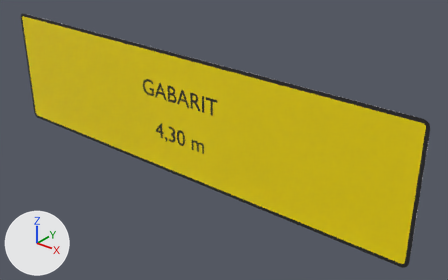
One commit to the glTF model panneaux/17_G_passage_a_niveau/G3.glb: the scene before it, then after it.
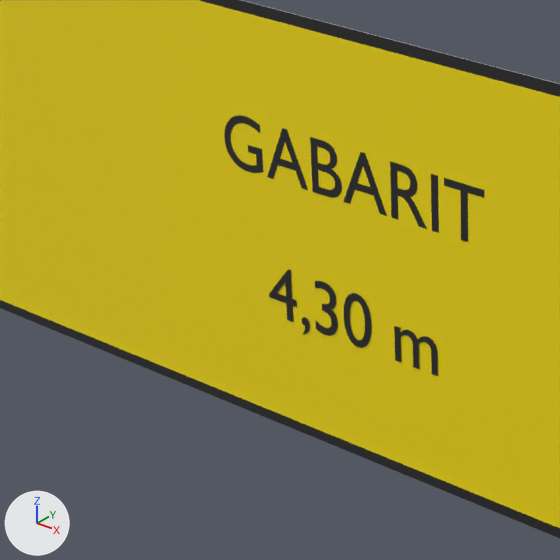
Old and new are each drawn whole from a camera (50 mm lens) standing at (1.169, -1.248, 0.752) and looking at (0.123, 0.06, -0.059) and again close up on the part from 18% to 53% of the width and 16% to 74% of the height. Lighting does not change. The marker at lower left points along +X, +Y and +Z. The older version's two pictures come first. Where no turn or scale is listed for an object, it has been applied to the vertices. Vertices at exactly the same position are counted once.

Names of what the first close-up shows: 'G3_cadre00', 'G3_fond01', 'G3_txt02', 'G3_txt03' and 1 more.
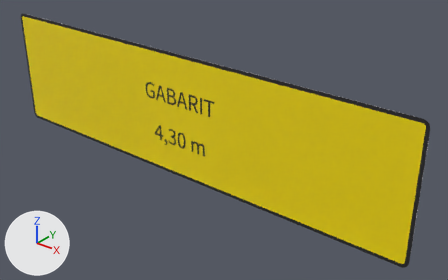
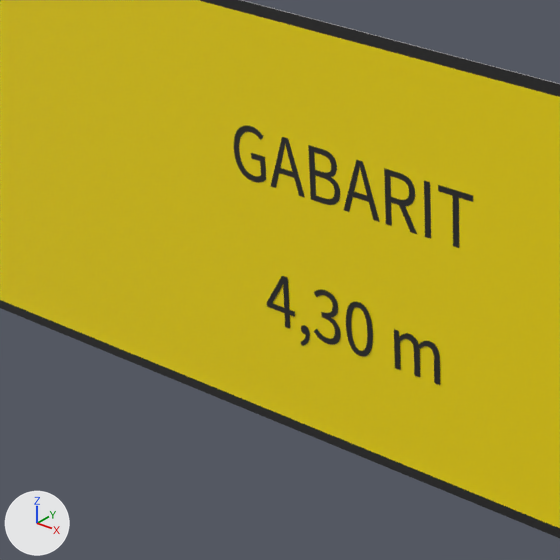
What differs and where, as boxes [x1, y1, x2, y2] in the close-ups (560 x 560 px; the box of a moved part takes in the faces that stretch with it):
'G3_txt02', reshaped (8% narrower): before [224, 115, 484, 242]; after [234, 126, 473, 248]
'G3_txt03', reshaped: before [269, 269, 438, 376]; after [267, 276, 440, 385]
part 1 of me_t_016, moved or reshaped: before [444, 178, 484, 242]; after [438, 185, 473, 248]
part 2 of me_t_016, added: after [424, 181, 431, 239]
part 3 of me_t_016, rebuilt (18% narrower): before [343, 152, 387, 216]; after [344, 160, 380, 222]
part 4 of me_t_016, rebuilt (17% narrower): before [267, 128, 308, 190]; after [271, 137, 305, 197]
part 5 of me_t_016, deleted: before [431, 174, 439, 233]
part 6 of me_t_016, moved or reshaped: before [310, 137, 342, 198]; after [308, 145, 340, 205]
part 7 of me_t_016, moved or reshaped: before [224, 115, 263, 173]; after [234, 126, 266, 182]
part 8 of me_t_016, moved or reshaped: before [390, 161, 427, 229]; after [384, 168, 417, 234]
part 9 of me_t_017, rebuilt: before [269, 269, 297, 322]; after [267, 276, 295, 328]
part 10 of me_t_017, moved or reshaped: before [302, 281, 438, 376]; after [301, 290, 440, 385]

The change, as a diff of the scene's bpy script:
```diff
--- a/panneaux/17_G_passage_a_niveau/G3.glb.py
+++ b/panneaux/17_G_passage_a_niveau/G3.glb.py
@@ me_t_016 @@
 # used by ob_g3_txt02; location = (0.0, -0.0023, 0.0667)
-me_t_016.from_pydata(...)  # 672 vertices, 1336 faces; spans x -0.146..0.149, y 0.0, z -0.023..0.029
+me_t_016.from_pydata(...)  # 702 vertices, 1396 faces; spans x -0.136..0.137, y 0.0, z -0.031..0.021
+# me_t_016 part 1: the loose piece of 16 vertices spanning x 0.107..0.149, y 0.0, z -0.022..0.028 is scaled about its middle by (0.877, 1, 1.01), then moved by (-0.009, 0.0, -0.007)
+# me_t_016 part 2: a new loose piece, a box spanning x 0.0855..0.09178, y -0.0002..0.0002, z -0.02974..0.02026, in mat_noir_pictogramme (black #272727)
+# me_t_016 part 3: the loose piece of 22 vertices spanning x -0.006..0.043, y 0.0, z -0.022..0.028 is rebuilt with 72 vertices and now spans x -0.006..0.035, y 0.0, z -0.03..0.02
+# me_t_016 part 4: the loose piece of 22 vertices spanning x -0.096..-0.047, y 0.0, z -0.022..0.028 is rebuilt with 72 vertices and now spans x -0.092..-0.051, y 0.0, z -0.03..0.02
+# me_t_016 part 5: the loose piece of 8 vertices spanning x 0.093..0.1, y 0.0, z -0.022..0.028 is deleted
+# me_t_016 part 6: 8 vertices moved within x -0.022..-0.013, y 0.0, z -0.005..0.02; 194 vertices removed from x -0.041..-0.007, y 0.0, z -0.022..0.028; 194 vertices added at x -0.044..-0.009, y 0.0, z -0.03..0.02
+# me_t_016 part 7: 200 vertices removed from x -0.146..-0.101, y 0.0, z -0.023..0.029; 200 vertices added at x -0.136..-0.098, y 0.0, z -0.031..0.021
+# me_t_016 part 8: 4 vertices moved within x 0.069..0.075, y 0.0, z 0.006..0.018; 178 vertices removed from x 0.049..0.087, y 0.0, z -0.022..0.028; 108 vertices added at x 0.042..0.077, y 0.0, z -0.03..0.02
 me_t_016.materials.append(mat_noir_pictogramme)
@@ me_t_017 @@
 # used by ob_g3_txt03; location = (0.0, -0.0027, -0.0667)
-me_t_017.from_pydata(...)  # 852 vertices, 1692 faces; spans x -0.101..0.097, y 0.0, z -0.031..0.029
+me_t_017.from_pydata(...)  # 906 vertices, 1800 faces; spans x -0.104..0.1, y 0.0, z -0.043..0.021
+# me_t_017 part 9: the loose piece of 30 vertices spanning x -0.101..-0.067, y 0.0, z -0.022..0.029 is rebuilt with 78 vertices and now spans x -0.104..-0.07, y 0.0, z -0.03..0.02
+# me_t_017 part 10: 13 vertices moved within x -0.06..0.089, y 0.0, z -0.025..0.018; 758 vertices removed from x -0.061..0.097, y 0.0, z -0.031..0.029; 764 vertices added at x -0.064..0.1, y 0.0, z -0.043..0.021
 me_t_017.materials.append(mat_noir_pictogramme)
```
